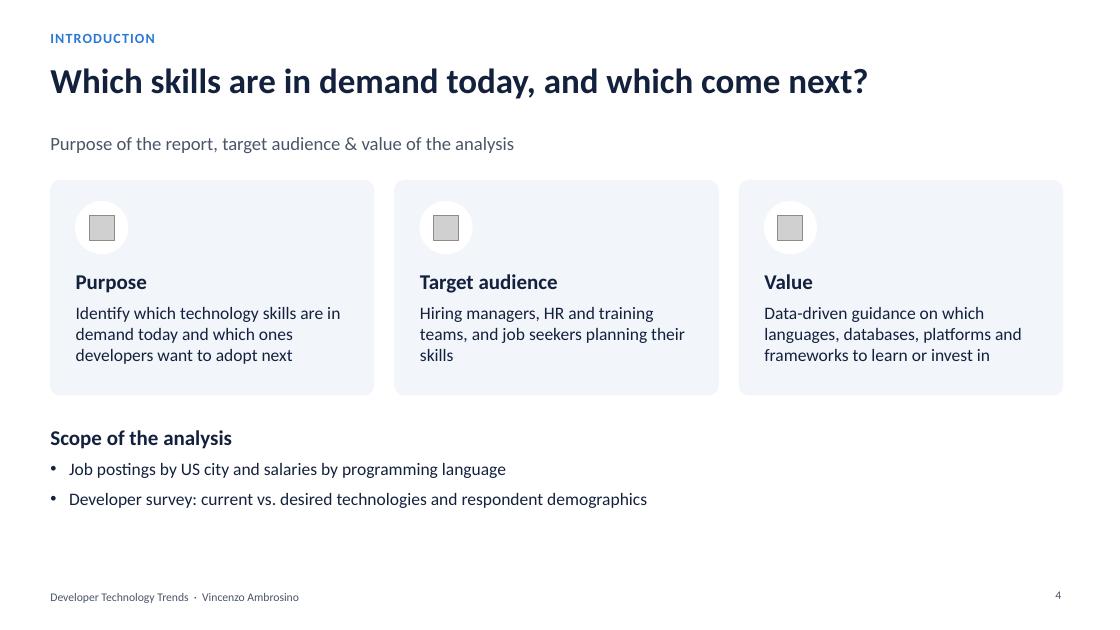
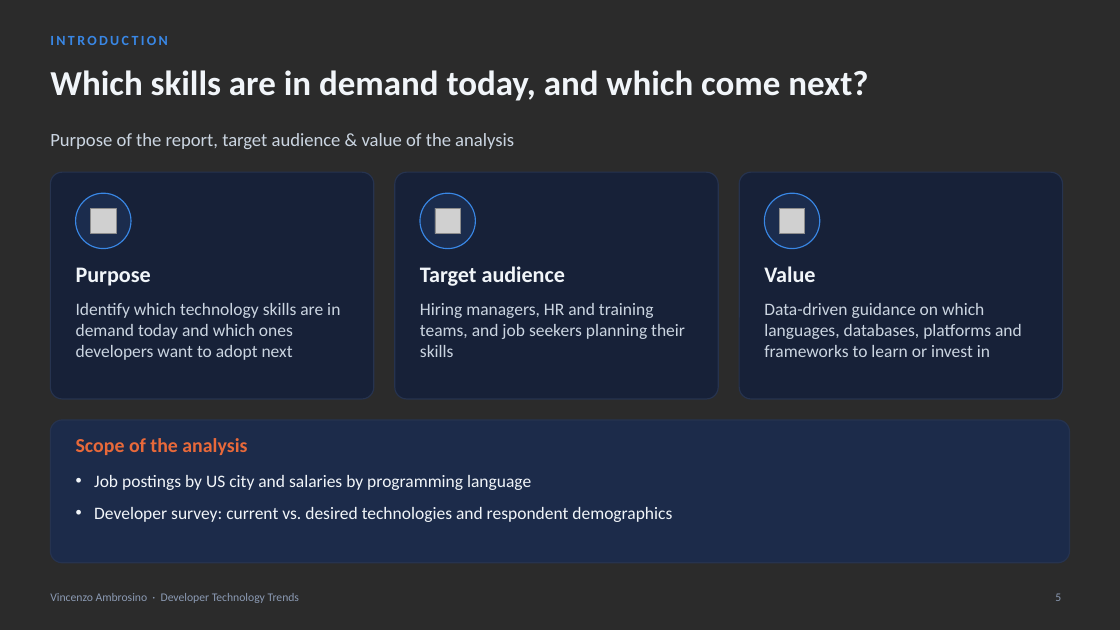
Before and after one commit to v-ambrosino/ibm-data-analyst-capstone, a slide deck: slide 5 of presentation/Developer_Technology_Trends_Vincenzo_Ambrosino.pptx (slide 4 before the commit). Drawn at 1120x630 pixels with LibreOffice and Linux fonts; fonts in the diff are those of the drawing; grey boxes stand for pictures; background and template pictures are left out; a plain dark background stands for a picture behind light text. Boxes give left, top, right and bottom in pixels: in the first picture for what was removed or moved away, otherwise in the second. Text is boxed around its words. In the diff, an @@ line names an element or a change of style, - is before the commit and + after.

```diff
--- a/presentation/Developer_Technology_Trends_Vincenzo_Ambrosino.pptx
+++ b/presentation/Developer_Technology_Trends_Vincenzo_Ambrosino.pptx
@@ background #FFFFFF to picture (left out) @@
@@ text "INTRODUCTION" at (50,36,167,45): text colour #2A78D6 to #3987E5, letter spacing 1 to 2 pt @@
@@ title "Which skills are in demand ..." at (50,70,868,101): text colour #14213D to #F1F5F9 @@
@@ text "Purpose of the report, target ..." at (50,133,514,149): text colour #4A5568 to #CBD5E1 @@
@@ rounded rectangle: place and size @@
-rounded rectangle at (50,181,374,395)
+rounded rectangle at (50,172,374,399)
@@ rounded rectangle: place and size @@
-rounded rectangle at (395,181,718,395)
+rounded rectangle at (395,172,718,399)
@@ fill #F2F5FA to #16213A at 92% opacity; outline #F2F5FA 1 pt to #26334F 1 pt; proportions changed in 3 elements at (50,172,374,399), (395,172,718,399), (739,172,1063,399) @@
@@ rounded rectangle: place and size @@
-rounded rectangle at (739,181,1063,395)
+rounded rectangle at (739,172,1063,399)
@@ ellipse: place and size @@
-ellipse at (76,202,128,254)
+ellipse at (76,193,131,249)
@@ 3 pictures: place and size @@
-3 pictures at (89,215,803,240)
+3 pictures at (91,208,805,234)
@@ ellipse: place and size @@
-ellipse at (420,202,472,254)
+ellipse at (420,193,476,249)
@@ fill #FFFFFF to #1B2C4D; outline #FFFFFF 1 pt to #3987E5 1 pt in 3 elements at (76,193,131,249), (420,193,476,249), (765,193,820,249) @@
@@ ellipse: place and size @@
-ellipse at (765,202,817,254)
+ellipse at (765,193,820,249)
@@ size 18 to 19 pt, text colour #14213D to #F1F5F9; vertical alignment middle to top in 3 elements at (76,267,151,286), (420,266,565,286), (764,266,815,282) @@
@@ text colour #14213D to #CBD5E1 in 3 elements at (76,303,340,360), (420,303,685,357), (764,303,1022,357) @@
@@ rounded rectangle added at (50,420,1070,563), fill #1B2C4D at 92% opacity, outline #26334F 1 pt @@
@@ text "Scope of the analysis": place and size @@
-text "Scope of the analysis" at (50,430,232,449)
+text "Scope of the analysis" at (76,438,247,455)
@@ text "Scope of the analysis" at (76,438,247,455): size 18 to 17 pt, text colour #14213D to #E8693A; vertical alignment middle to top @@
@@ text "Job postings by US city ...": place and size @@
-text "Job postings by US city ..." at (69,463,647,508)
+text "Job postings by US city ..." at (94,475,672,522)
@@ text "Job postings by US city ..." at (94,475,672,522): text colour #14213D to #F1F5F9; more space between paragraphs @@
@@ text at (50,593,299,603): text changed; text colour #4A5568 to #8B9AB3 @@
-Developer Technology Trends · Vincenzo Ambrosino
+Vincenzo Ambrosino · Developer Technology Trends
@@ page number at (1055,593,1061,601): text changed; text colour #4A5568 to #8B9AB3 @@
-4
+5
```
Also in this commit, not shown: 21 other slides changed, 3 slides added, 1 other file.
